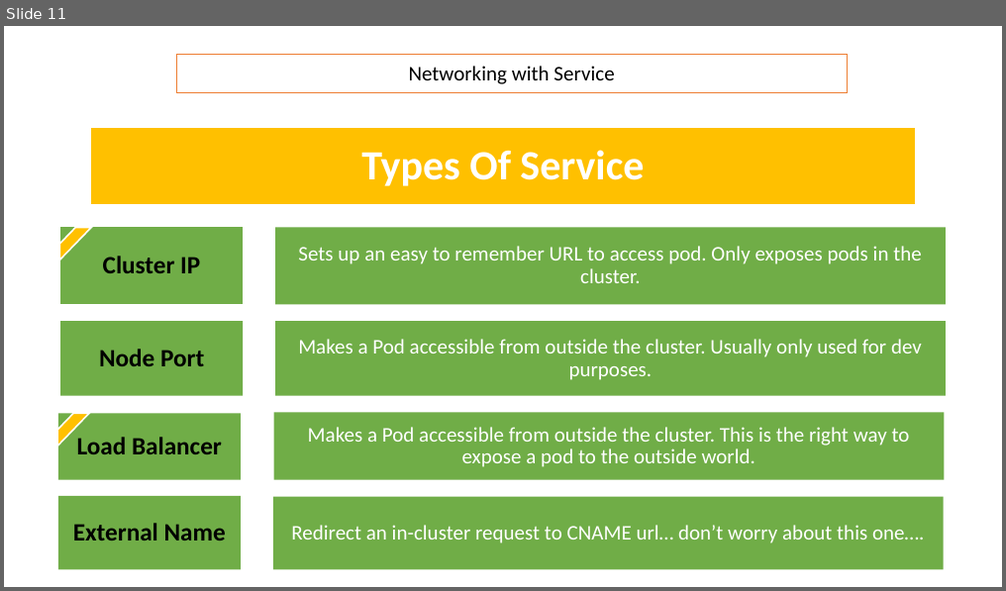
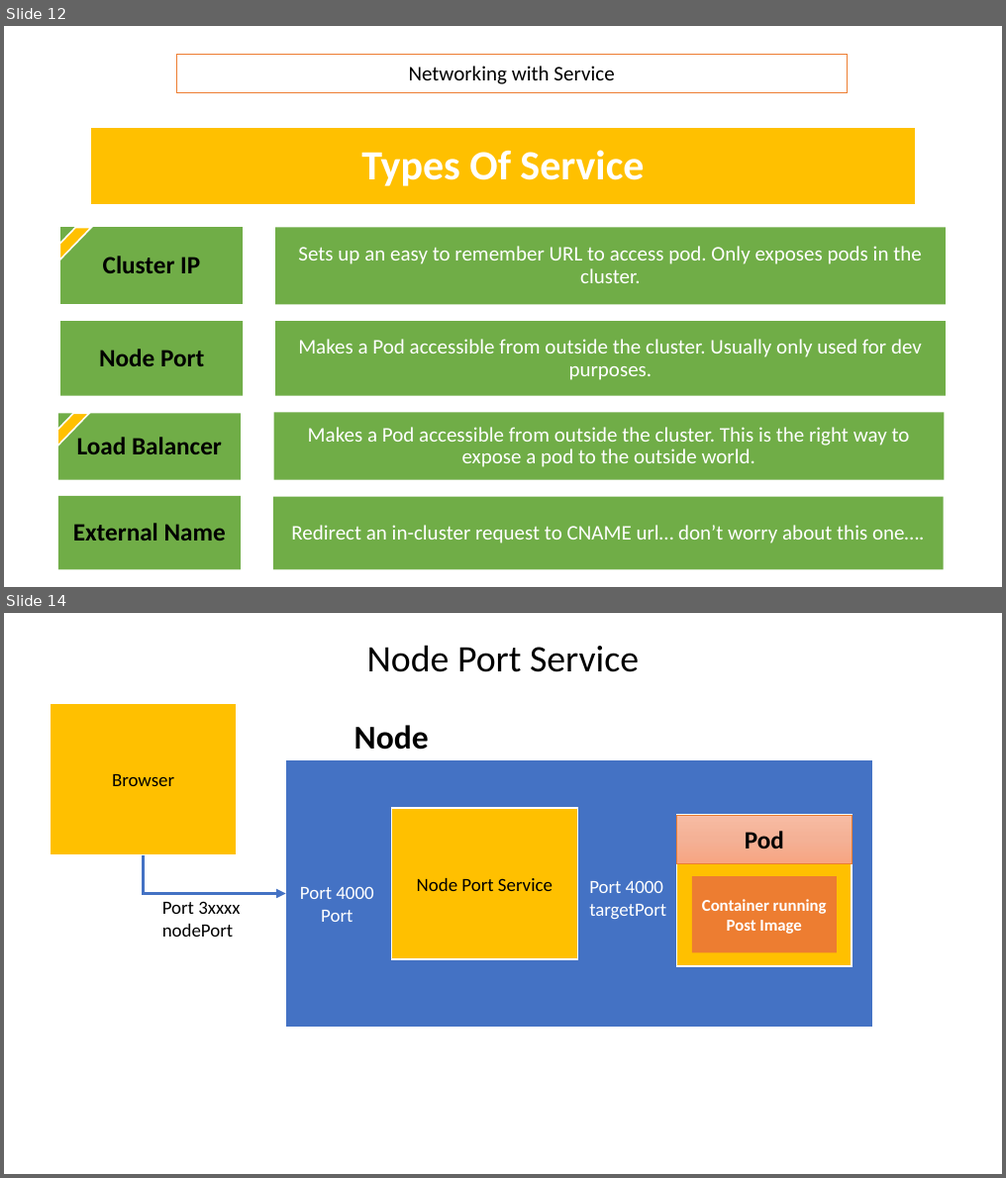
Before and after one commit to AlqamaShuja/Microservices, a slide deck: Kubernetes.pptx. Shown one above the other, each under a label of ours: slide 11 before the commit, slides 12 and 14 after it; the slides between them are not shown. The pictures are 1006x591 and 1006x1178 pixels, drawn with LibreOffice and Linux fonts; fonts in the diff are those of the drawing. Boxes give left, top, right and bottom in pixels: in the first picture for what was removed or moved away, otherwise in the second. Text is boxed around its words. In the diff, an @@ line names an element or a change of style, - is before the commit and + after.

Commit message:
create posts-service

```diff
--- a/Kubernetes.pptx
+++ b/Kubernetes.pptx
@@ slide 14 added at (x1=4, y1=613, x2=1002, y2=1174), background #FFFFFF @@
@@ title added at (x1=367, y1=645, x2=639, y2=672), 36 pt, text #000000 @@
+Node Port Service
@@ rectangle added at (x1=51, y1=703, x2=237, y2=856), fill #FFC000, outline #FFFFFF 1.5 pt, 18 pt, text #000000 @@
+Browser
@@ text added at (x1=354, y1=725, x2=429, y2=750), 32 pt, text #000000, bold @@
+Node
@@ rectangle added at (x1=286, y1=760, x2=874, y2=1027), fill #4472C4, outline #FFFFFF 1.5 pt @@
@@ rectangle added at (x1=392, y1=808, x2=578, y2=959), fill #FFC000, outline #FFFFFF 1.5 pt, 18 pt, text #000000 @@
+Node Port Service
@@ rectangle added at (x1=677, y1=815, x2=852, y2=967), fill #FFC000, outline #FFFFFF 1.5 pt @@
@@ rectangle added at (x1=677, y1=815, x2=852, y2=863), fill gradient #F7BDA5 to #F5B196 to #F8A582, outline #ED7D31 0.5 pt, 24 pt, text #000000, bold @@
+Pod
@@ elbow arrow added from (144, 855) to (286, 894), #4472C4 3 pt @@
@@ rectangle added at (x1=692, y1=876, x2=837, y2=953), fill #ED7D31, 16 pt, text #FFFFFF, bold @@
+Container running Post Image
@@ text added at (x1=162, y1=901, x2=240, y2=937), 18 pt, text #000000 @@
+Port 3xxxx
+nodePort
@@ text added at (x1=300, y1=886, x2=373, y2=922), 18 pt, text #FFFFFF @@
+Port 4000
+Port
@@ text added at (x1=589, y1=880, x2=666, y2=919), 18 pt, text #FFFFFF @@
+Port 4000
+targetPort
@@ what was slide 11 is now slide 12 @@
```
Also in this commit, not shown: 3 other slides added, 1 other file.
